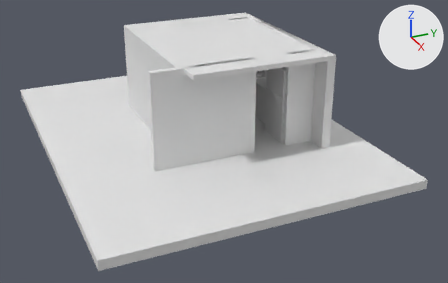
The FBX model Assets/Imported models/Kitchen.fbx as it was, and as the next commit left it.
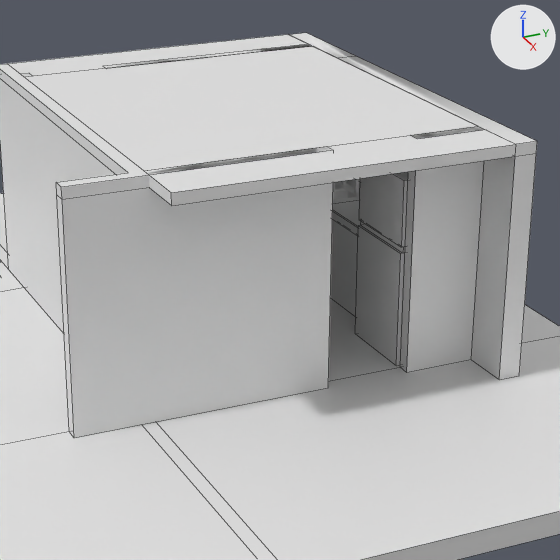
Old and new are each drawn whole from a 50 mm camera at (9.93, -5.33, 5.82) aimed at (-1.99, 0.03, -0.14) and again close up on the part from 28% to 77% of the width and 0% to 77% of the height. Every picture has the same lights, and +X, +Y and +Z are marked at upper right. The close-ups show mesh edges as thin lines. Where no turn or scale is listed for an object, it has been applied to the vertices.

Names of what the first close-up shows: 'Drawer1', 'Fridge', 'Walls'.
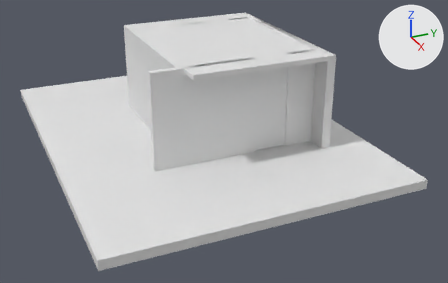
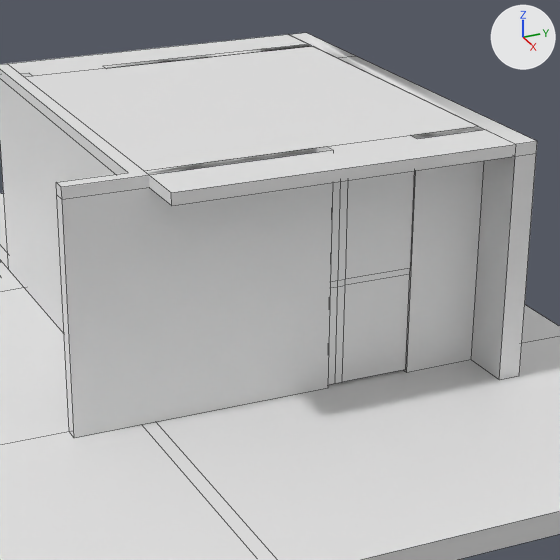
Diff of the bpy script that builds the scene:
```diff
--- a/Assets/Imported models/Kitchen.fbx.py
+++ b/Assets/Imported models/Kitchen.fbx.py
@@ me_cube_006 @@
+me_cube_006.from_pydata(...)  # 44 vertices, 42 faces; spans x -1.0..4.3, y -20.8..1.0, z -56.2..0.5
@@ ob_door1 @@
+ob_door1 = bpy.data.objects.new('Door1', me_cube_006)
+ob_door1.location = (-1.0, 0.324, 0.035)
+ob_door1.scale = (-0.035, -0.035, -0.035)
```

Boxes [x1, y1, x2, y2] around the edits, measured in the close-ups (560 x 560 px):
'Door1', added
    after: [329, 171, 414, 385]
'Fridge', unchanged, covered by the edit
    before: [355, 172, 408, 366]
'Drawer1', unchanged, covered by the edit
    before: [331, 200, 360, 317]
